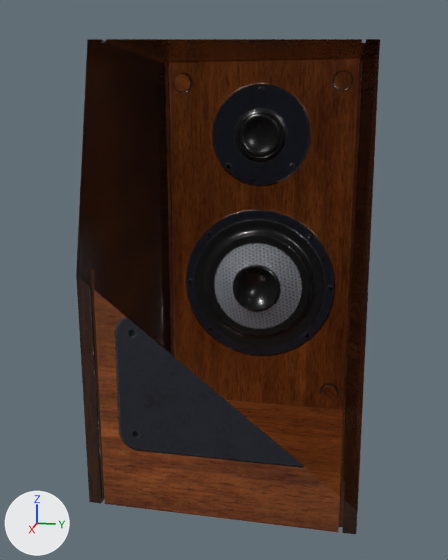
The glTF model intermediates_demonstrator/intermediate_02/src/models/speaker.gltf as it was, and as the next commit left it.
One viewpoint serves both versions: a 50 mm camera at (3.68, 0.62, 0.81) aimed at (0.05, -0.11, -0.1). Arrows for +X, +Y and +Z are at lower left; the lights stay in place. Mesh edges are drawn as thin lines on the coarser meshes. Everything nearer to the camera than a plane just in front of the edit is cut away. Where no turn or scale is listed for an object, it has been applied to the vertices.

In view in the first picture: 'low'.
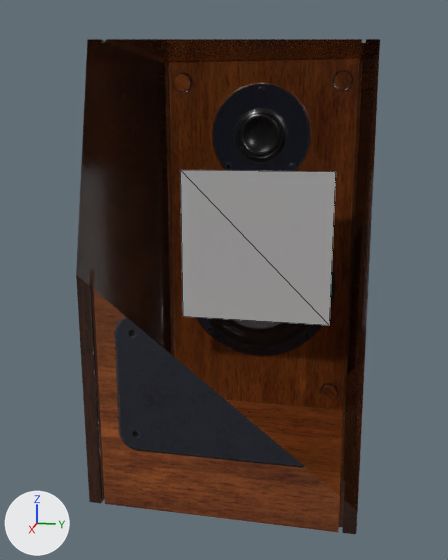
Location of each change, (x1, y1, x2, y2) in pixels of the pictures (448 x 560 px):
'speakerDirection', added
    after: (180, 170, 335, 325)

What changed in the scene script:
```text
Add me_speakerdirection:
    me_speakerdirection.from_pydata([(0.0, -0.524, 0.524), (0.0, -0.524, -0.524), (0.0, 0.524, 0.524), (0.0, 0.524, -0.524)], [], [(0, 1, 3), (0, 3, 2)])
Add ob_speakerdirection:
    ob_speakerdirection = bpy.data.objects.new('speakerDirection', me_speakerdirection)
    ob_speakerdirection.location = (-0.5, 0.0, 0.0)
```
